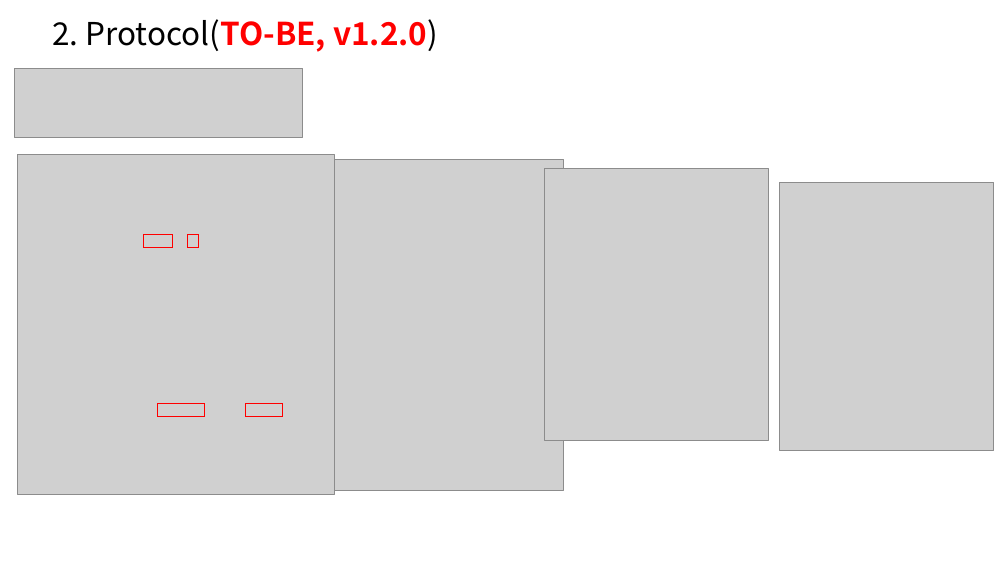
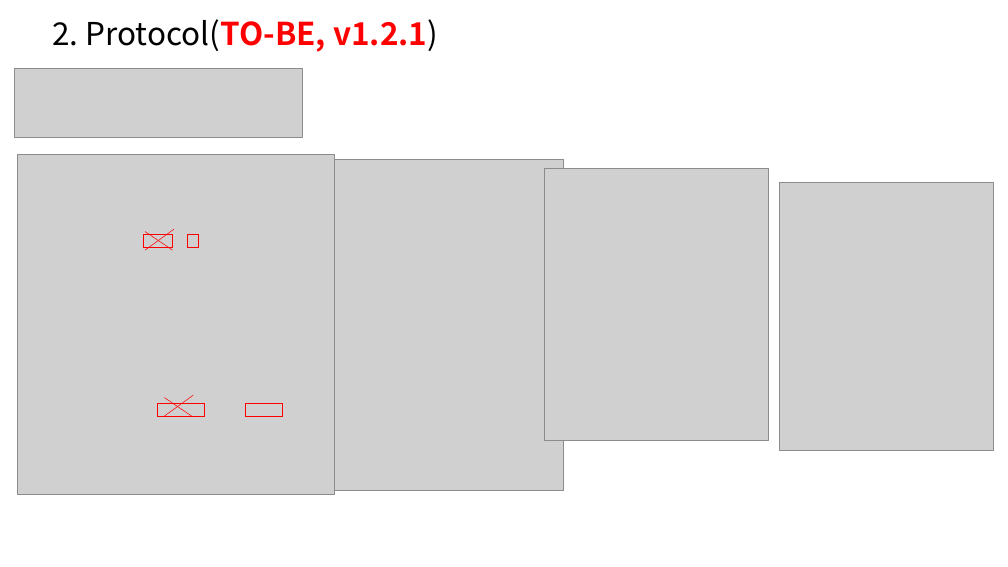
Before and after one commit to cwal1220/arduino-solenoid, a slide deck: slide 5 of Document/PharmSyrupUltra_Firmware_v1.2.1.pptx. Drawn at 1008x567 pixels with LibreOffice and Linux fonts; fonts in the diff are those of the drawing; grey boxes stand for pictures. Boxes give left, top, right and bottom in pixels: in the first picture for what was removed or moved away, otherwise in the second. Text is boxed around its words. In the diff, an @@ line names an element or a change of style, - is before the commit and + after.

```diff
--- a/Document/PharmSyrupUltra_Firmware_v1.2.1.pptx
+++ b/Document/PharmSyrupUltra_Firmware_v1.2.1.pptx
@@ text at box(52, 19, 438, 52): text changed @@
-2. Protocol(TO-BE, v1.2.0)
+2. Protocol(TO-BE, v1.2.1)
@@ line added from (145, 250) to (174, 229), #FF0000 0.5 pt @@
@@ line added from (172, 250) to (145, 231), #FF0000 0.5 pt @@
@@ line added from (164, 416) to (194, 395), #FF0000 0.5 pt @@
@@ line added from (192, 416) to (164, 398), #FF0000 0.5 pt @@
```
Also in this commit, not shown: 1 other slide changed, 1 other file.
